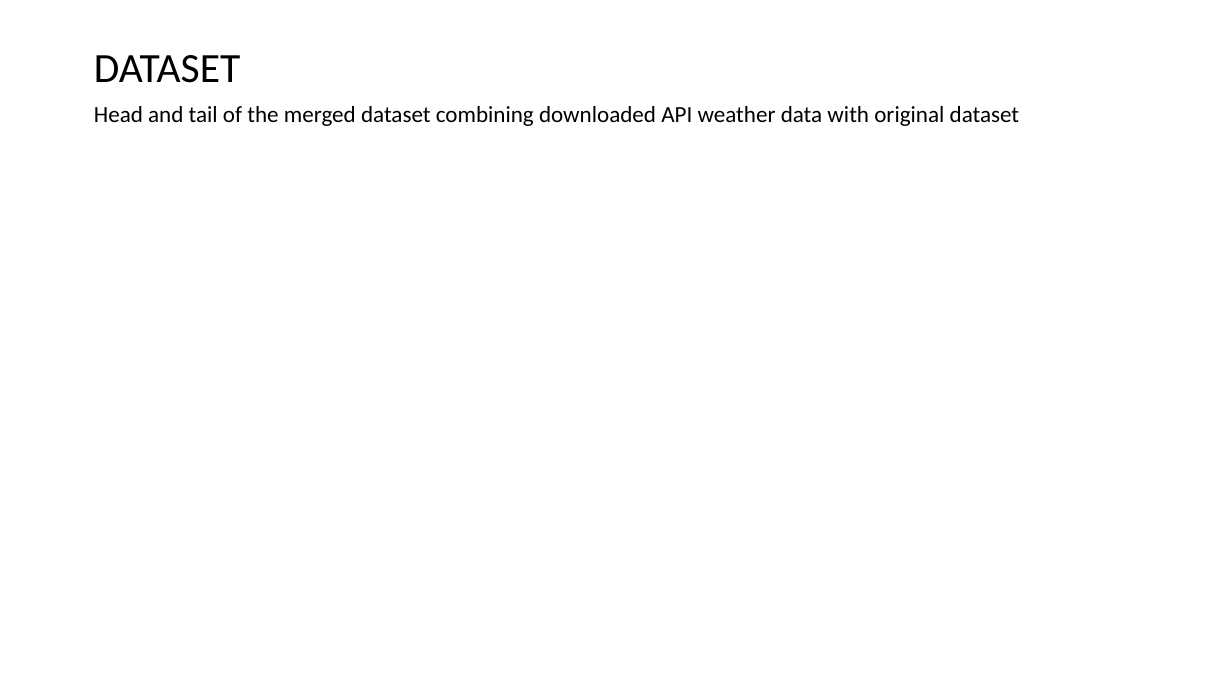
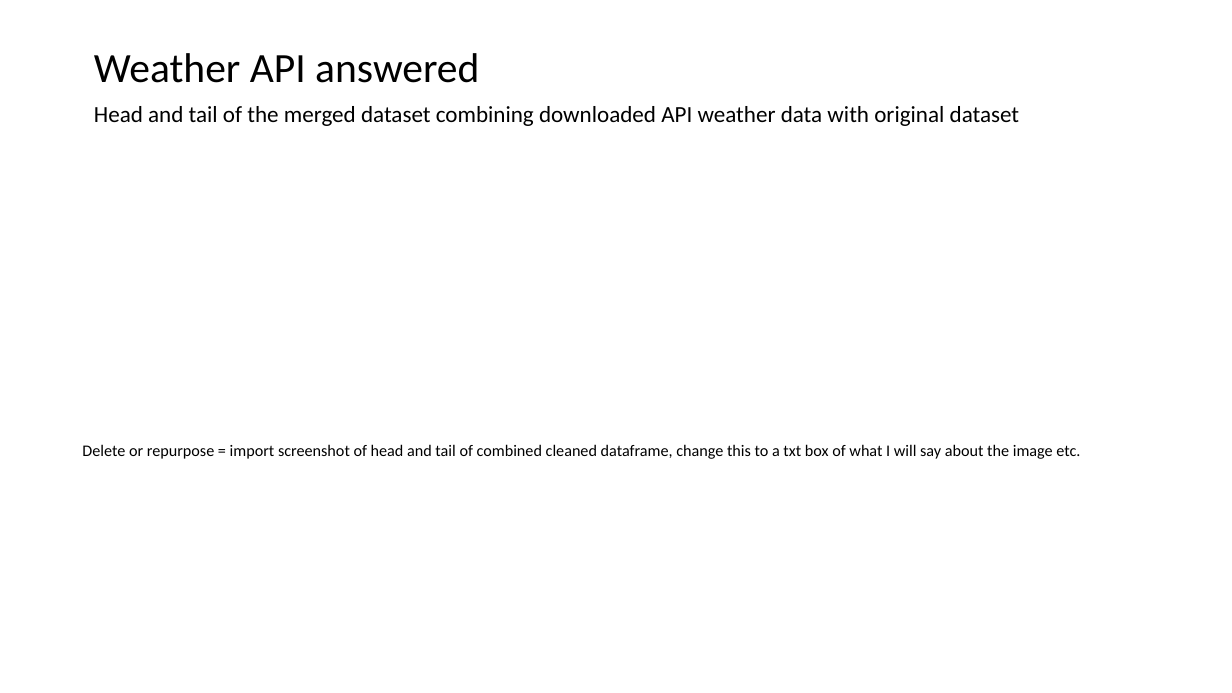
Before and after one commit to leedavidarmstrong/project-one, a slide deck: slide 11 of Characterisation_of_Uber_usage.pptx (slide 6 before the commit). Drawn at 1232x693 pixels with LibreOffice and Linux fonts; fonts in the diff are those of the drawing. Boxes give left, top, right and bottom in pixels: in the first picture for what was removed or moved away, otherwise in the second. Text is boxed around its words. In the diff, an @@ line names an element or a change of style, - is before the commit and + after.

```diff
--- a/Characterisation_of_Uber_usage.pptx
+++ b/Characterisation_of_Uber_usage.pptx
@@ title at bbox=[94, 53, 479, 83]: text changed @@
-DATASET
+Weather API answered
@@ text added at bbox=[82, 444, 1080, 459], 12.6 pt, text #000000 @@
+Delete or repurpose = import screenshot of head and tail of combined cleaned dataframe, change this to a txt box of what I will say about the image etc.
```
Also in this commit, not shown: 1 other slide changed, 33 slides added.
